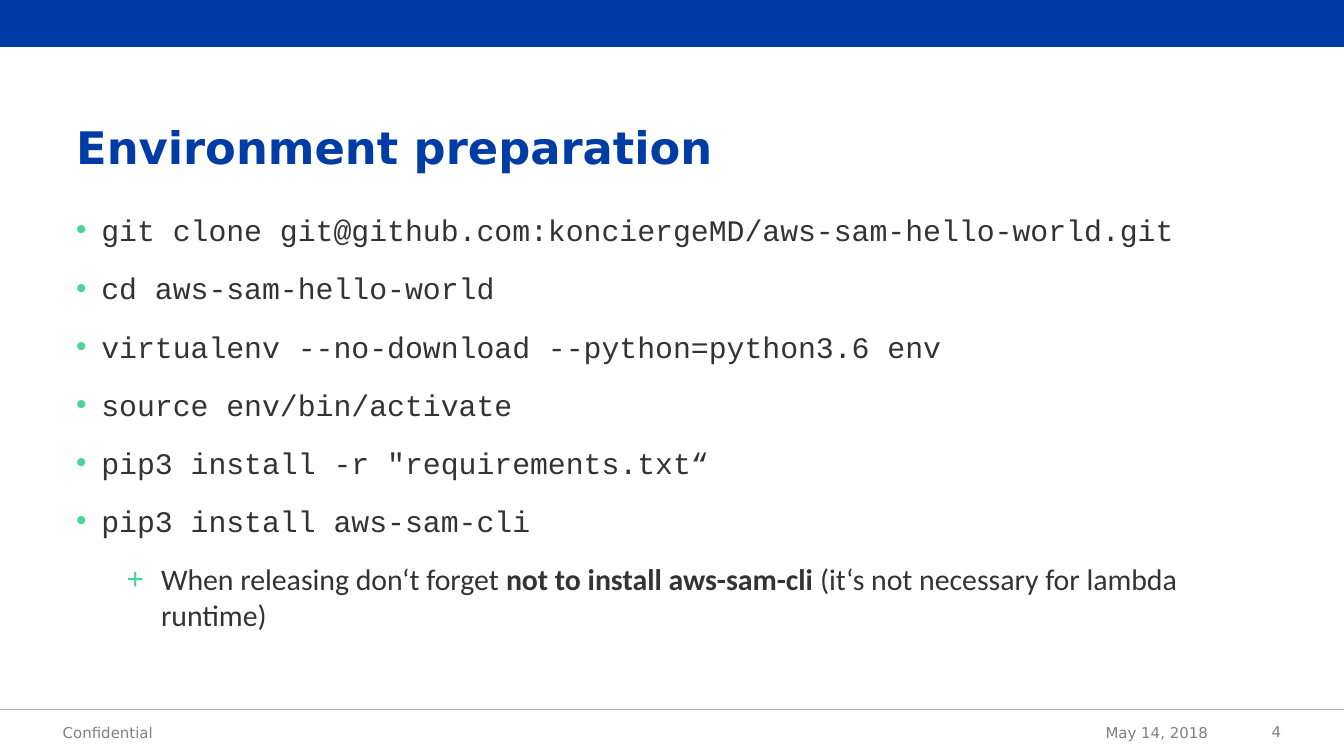
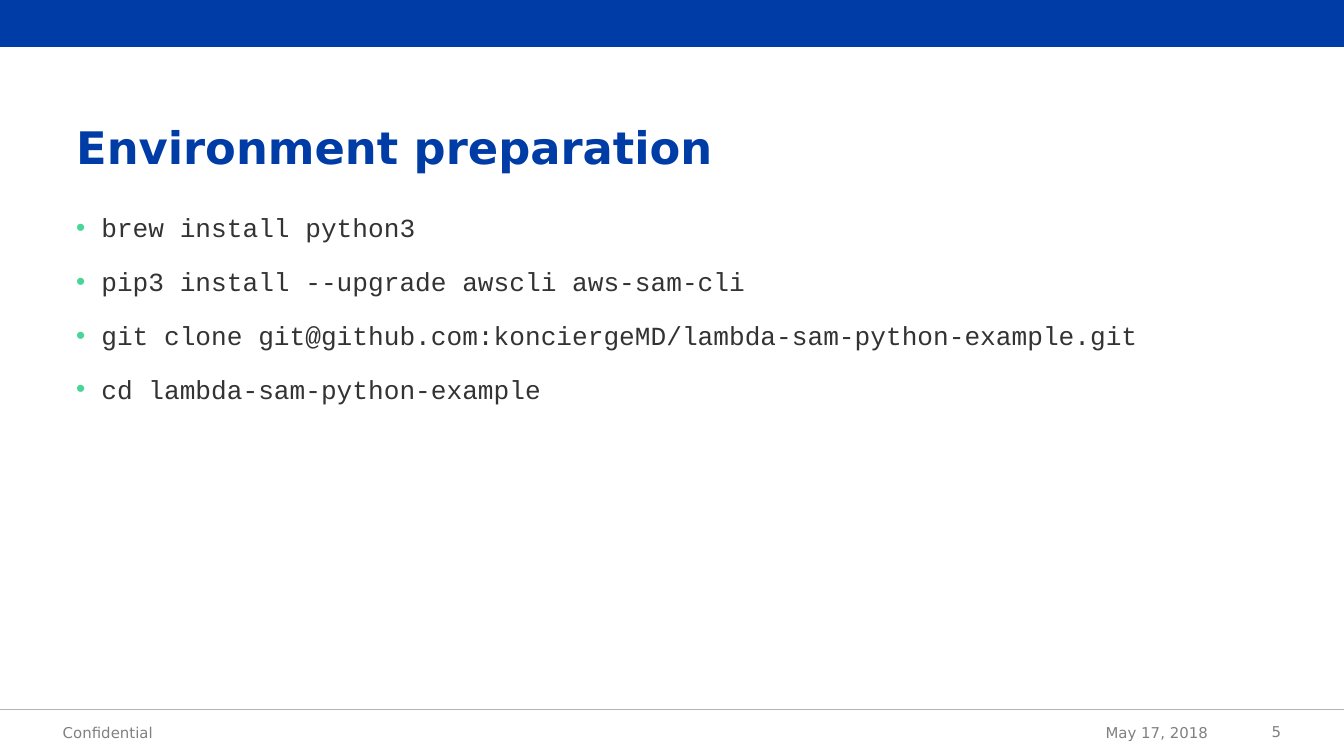
Before and after one commit to jakubzeman-acc/aws-sam-hello-world, a slide deck: slide 5 of demo.pptx (slide 4 before the commit). Drawn at 1344x756 pixels with LibreOffice and Linux fonts; fonts in the diff are those of the drawing; background and template pictures are left out. Boxes give left, top, right and bottom in pixels: in the first picture for what was removed or moved away, otherwise in the second. Text is boxed around its words. In the diff, an @@ line names an element or a change of style, - is before the commit and + after.

```diff
--- a/demo.pptx
+++ b/demo.pptx
@@ text at bbox=[101, 219, 1137, 405]: text changed; size 16 to 14 pt @@
-• git clone git@github.com:konciergeMD/aws-sam-hello-world.git
-• cd aws-sam-hello-world
-• virtualenv --no-download --python=python3.6 env
-• source env/bin/activate
-• pip3 install -r "requirements.txt“
-• pip3 install aws-sam-cli
-  + When releasing don‘t forget not to install aws-sam-cli (it‘s not necessary for lambda runtime)
+• brew install python3
+• pip3 install --upgrade awscli aws-sam-cli
+• git clone git@github.com:konciergeMD/lambda-sam-python-example.git
+• cd lambda-sam-python-example
@@ text at bbox=[1106, 727, 1208, 741]: text changed @@
-May 14, 2018
+May 17, 2018
@@ page number at bbox=[1272, 726, 1281, 737]: text changed @@
-4
+5
```
Also in this commit, not shown: 4 other slides changed, 2 slides added.
